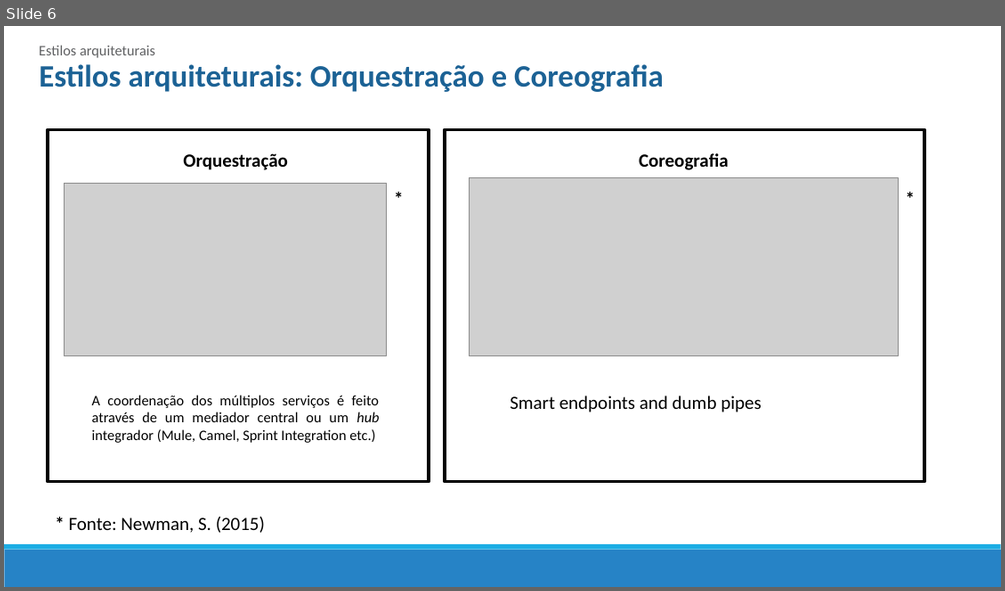
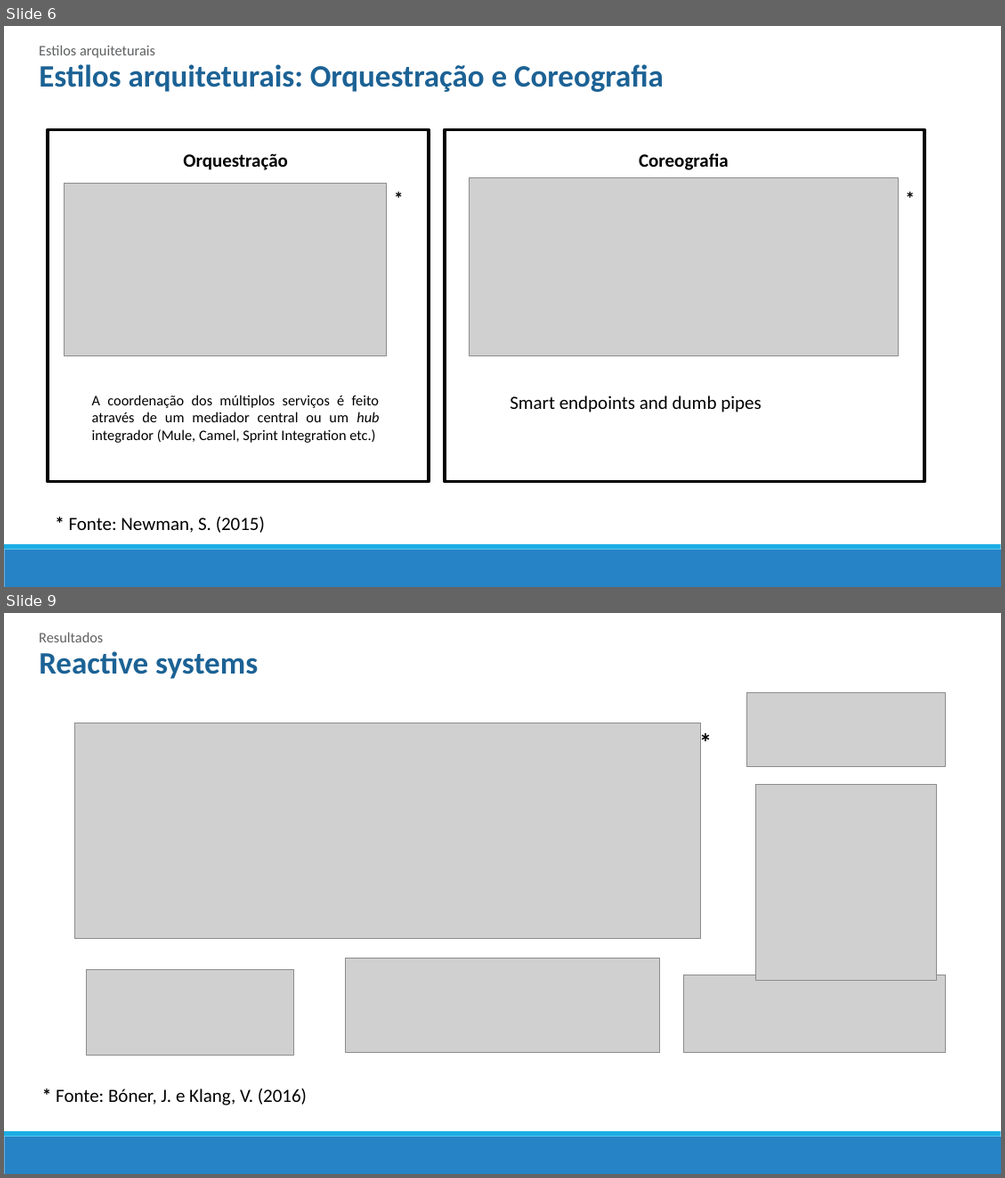
Before and after one commit to mrezende/architecture-discipline, a slide deck: article-presentation/Artigo.pptx. Shown one above the other, each under a label of ours: slide 6 before the commit, slides 6 and 9 after it; the slides between them are not shown. The pictures are 1005x591 and 1005x1178 pixels, drawn with LibreOffice and Linux fonts; fonts in the diff are those of the drawing; grey boxes stand for pictures. Boxes give left, top, right and bottom in pixels: in the first picture for what was removed or moved away, otherwise in the second. Text is boxed around its words. In the diff, an @@ line names an element or a change of style, - is before the commit and + after.

```diff
--- a/article-presentation/Artigo.pptx
+++ b/article-presentation/Artigo.pptx
@@ slide 9 added at (4, 613, 1001, 1174), background #FFFFFF; not listed: 2 template elements that a slide beside it also shows @@
@@ text added at (39, 632, 103, 642), 14 pt, text #5F6062 @@
+Resultados
@@ text added at (39, 651, 258, 679), 30 pt, text #1D6294, bold @@
+Reactive systems
@@ picture added at (747, 692, 946, 766) @@
@@ picture added at (74, 723, 700, 938) @@
@@ text added at (692, 723, 745, 761), 24 pt, text #000000, bold @@
+*
@@ picture added at (755, 784, 937, 981) @@
@@ picture added at (345, 958, 659, 1053) @@
@@ picture added at (86, 970, 294, 1055) @@
@@ picture added at (684, 974, 945, 1052) @@
@@ text added at (56, 1088, 307, 1105), 18 pt, text #000000 @@
+* Fonte: Bóner, J. e Klang, V. (2016)
```
Also in this commit, not shown: 2 slides changed, 3 other slides added, 15 slides removed.
